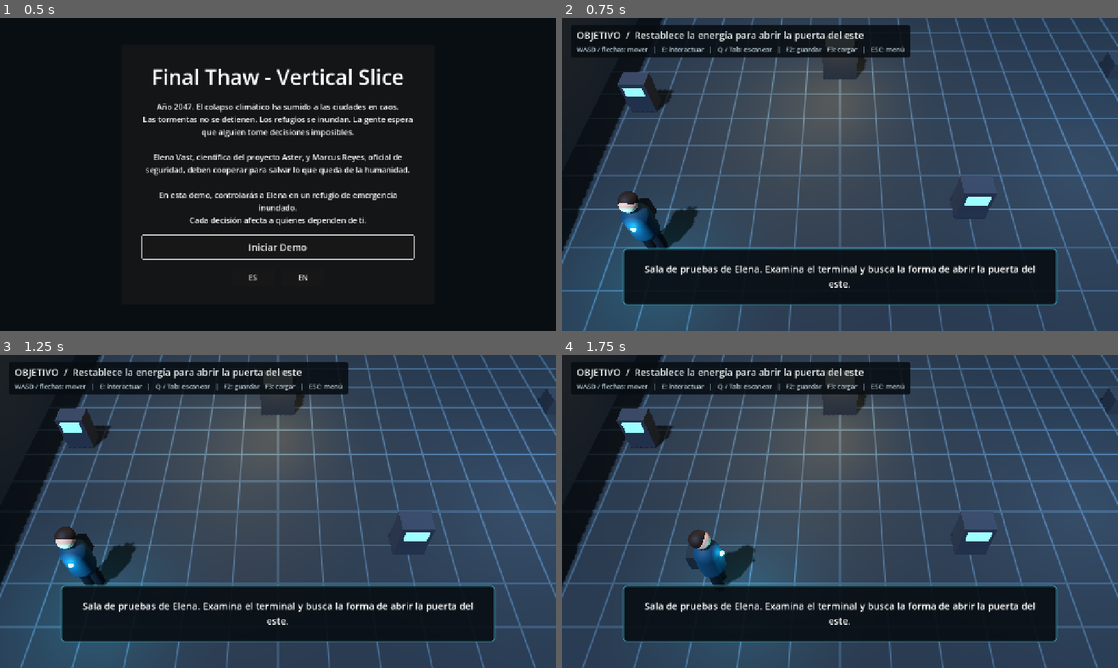
Above: before the commit, frames 1-4 (two rows, left to right).
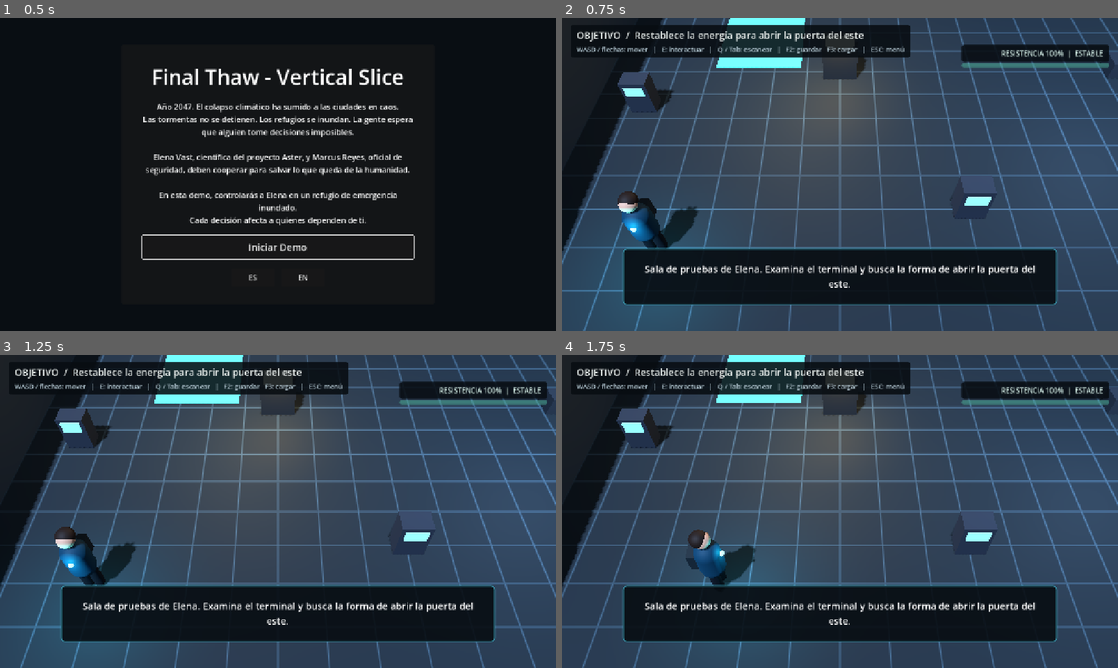
Above: after the commit, the same moments.

Repository: xabiervc/final-thaw
Game: Godot game, scene res://scenes/ui/main_menu.tscn
Same seed, same stepped clock (60 frames per second), same inputs: the game is played once before the commit and once after it.
Inputs (mouse positions are in pixels of both pictures, inside the frame that each line leads up to):
- Up to frame 1 (0.5 s): no input
- Up to frame 2 (0.75 s): click "Iniciar Demo" at 0.5 s
- Up to frame 3 (1.25 s): no input
- Up to frame 4 (1.75 s): tap Enter at 1.25 s; move the mouse to (962, 495) at 1.27 s; hold D (move_right) from 1.28 s (still down); tap J (attack_primary) at 1.35 s; click (962, 495) at 1.42 s

Frame 1 is identical in both runs. In frame 2, 2.8% of the frame differs, in the area x 27-99%, y 0-16%; in frame 3, 2.7%; in frame 4, 2.7%.

Commit message:
feat: add condition HUD, test area and prototype load

Diff:
--- /dev/null
+++ b/scripts/components/environment_modifier.gd
@@ -0,0 +1,56 @@
+extends Area3D
+
+const B = preload("res://scripts/components/build_util.gd")
+
+@export var zone_size: Vector3 = Vector3(3.0, 2.0, 3.0)
+@export var recovery_bonus: float = 0.0
+@export var tint: Color = Color(0.9, 0.5, 0.2)
+@export var zone_label: String = ""
+
+var _affected: Array = []
+
+func _ready() -> void:
+	collision_layer = 0
+	collision_mask = 2
+	monitoring = true
+	monitorable = false
+	var cs := CollisionShape3D.new()
+	var box := BoxShape3D.new()
+	box.size = zone_size
+	cs.shape = box
+	cs.position = Vector3(0.0, zone_size.y * 0.5, 0.0)
+	add_child(cs)
+	B.box(self, Vector3(zone_size.x, 0.04, zone_size.z), Vector3(0.0, 0.02, 0.0), tint, 1.2)
+	if zone_label != "":
+		B.label3d(self, zone_label, Vector3(0.0, zone_size.y, 0.0), 36, tint)
+	body_entered.connect(_on_body_entered)
+	body_exited.connect(_on_body_exited)
+
+func _condition_of(body: Node):
+	if body == null or not body.is_in_group("player"):
+		return null
+	return body.get("condition")
+
+func _on_body_entered(body: Node3D) -> void:
+	var c = _condition_of(body)
+	if c == null or _affected.has(body):
+		return
+	_affected.append(body)
+	c.recovery_bonus += recovery_bonus
+
+func _on_body_exited(body: Node3D) -> void:
+	var idx := _affected.find(body)
+	if idx < 0:
+		return
+	_affected.remove_at(idx)
+	var c = _condition_of(body)
+	if c != null:
+		c.recovery_bonus -= recovery_bonus
+
+func _exit_tree() -> void:
+	for body in _affected:
+		if is_instance_valid(body):
+			var c = _condition_of(body)
+			if c != null:
+				c.recovery_bonus -= recovery_bonus
+	_affected.clear()
--- /dev/null
+++ b/scripts/components/low_obstacle.gd
@@ -0,0 +1,17 @@
+extends StaticBody3D
+
+const B = preload("res://scripts/components/build_util.gd")
+
+@export var obstacle_size: Vector3 = Vector3(2.4, 0.45, 0.8)
+@export var color: Color = Color(0.55, 0.42, 0.22)
+
+func _ready() -> void:
+	collision_layer = 1
+	collision_mask = 0
+	var cs := CollisionShape3D.new()
+	var shape := BoxShape3D.new()
+	shape.size = obstacle_size
+	cs.shape = shape
+	cs.position = Vector3(0.0, obstacle_size.y * 0.5, 0.0)
+	add_child(cs)
+	B.box(self, obstacle_size, Vector3(0.0, obstacle_size.y * 0.5, 0.0), color)
--- a/scripts/components/prototype_carrier.gd
+++ b/scripts/components/prototype_carrier.gd
@@ -1,8 +1,11 @@
 extends Node3D
+
+const PROTOTYPE_LOAD := 0.4
 
 var _orb: MeshInstance3D = null
 var _light: OmniLight3D = null
 var _t: float = 0.0
+var _load_applied: bool = false
 
 func _ready() -> void:
 	var sphere := SphereMesh.new()
@@ -29,8 +32,23 @@
 
 func _process(delta: float) -> void:
 	visible = GameManager.has_prototype
+	_sync_load(visible)
 	if not visible:
 		return
 	_t += delta
 	var s := 1.0 + 0.08 * sin(_t * TAU)
 	_orb.scale = Vector3(s, s, s)
+
+func _sync_load(carrying: bool) -> void:
+	var parent := get_parent()
+	if parent == null:
+		return
+	var c = parent.get("condition")
+	if c == null:
+		return
+	if carrying:
+		c.load_factor = PROTOTYPE_LOAD
+		_load_applied = true
+	elif _load_applied:
+		c.load_factor = 0.0
+		_load_applied = false
--- /dev/null
+++ b/scripts/components/stamina_station.gd
@@ -0,0 +1,7 @@
+extends "res://scripts/components/environment_modifier.gd"
+
+func _init() -> void:
+	zone_size = Vector3(2.6, 2.0, 2.6)
+	recovery_bonus = 25.0
+	tint = Color(0.2, 0.9, 1.0)
+	zone_label = "ESTACIÓN DE RECUPERACIÓN"
--- a/scripts/levels/elena_test_room.gd
+++ b/scripts/levels/elena_test_room.gd
@@ -11,6 +11,8 @@
 const CameraScript = preload("res://scripts/components/follow_camera.gd")
 const PanelScript = preload("res://scripts/ui/narrative_panel.gd")
 const HudScript = preload("res://scripts/ui/prompt_hud.gd")
+const StationScript = preload("res://scripts/components/stamina_station.gd")
+const LowObstacleScript = preload("res://scripts/components/low_obstacle.gd")
 
 const MENU_PATH := "res://scenes/ui/main_menu.tscn"
 const NEXT_PATH := "res://scenes/levels/abandoned_lab.tscn"
@@ -33,6 +35,7 @@
 	_build_environment()
 	_build_room()
 	_build_props()
+	_build_condition_area()
 	_build_player()
 	_build_ui()
 	panel.call("show_message", "Sala de pruebas de Elena. Examina el terminal y busca la forma de abrir la puerta del este.", 9.0)
@@ -140,6 +143,17 @@
 	lever.toggled.connect(_on_lever_toggled)
 	door.opened.connect(_on_door_opened)
 
+func _build_condition_area() -> void:
+	B.label3d(self, "ZONA DE PRUEBA DE SALTO", Vector3(-4.5, 1.8, -6.0), 36, Color(0.95, 0.88, 0.55))
+	for x in [-7.0, -4.3]:
+		var obstacle = LowObstacleScript.new()
+		obstacle.position = Vector3(x, 0.0, -6.0)
+		add_child(obstacle)
+	B.solid_box(self, Vector3(2.0, 0.5, 2.0), Vector3(-2.0, 0.25, -5.5), Color(0.55, 0.42, 0.22))
+	var station = StationScript.new()
+	station.position = Vector3(-7.5, 0.0, -2.5)
+	add_child(station)
+
 func _add_inspect(id: String, variant: int, pos: Vector3, text: String) -> void:
 	var p = InspectScript.new()
 	p.save_id = id
--- a/scripts/ui/prompt_hud.gd
+++ b/scripts/ui/prompt_hud.gd
@@ -5,6 +5,8 @@
 var _instructions: Label = null
 var _prompt: Label = null
 var _status: Label = null
+var _condition: Label = null
+var _cond_bar: ProgressBar = null
 var _last_prompt: String = ""
 var _tween: Tween = null
 
@@ -41,6 +43,35 @@
 	_status.visible = false
 	add_child(_status)
 
+	_condition = Label.new()
+	_condition.add_theme_font_size_override("font_size", 16)
+	_condition.add_theme_color_override("font_color", Color(0.85, 0.95, 0.92))
+	_condition.add_theme_stylebox_override("normal", _style(0.88))
+	_condition.set_anchors_and_offsets_preset(Control.PRESET_TOP_RIGHT)
+	_condition.offset_left = -360.0
+	_condition.offset_right = -20.0
+	_condition.offset_top = 62.0
+	_condition.offset_bottom = 100.0
+	_condition.grow_horizontal = Control.GROW_DIRECTION_BEGIN
+	_condition.horizontal_alignment = HORIZONTAL_ALIGNMENT_RIGHT
+	_condition.mouse_filter = Control.MOUSE_FILTER_IGNORE
+	_condition.visible = false
+	add_child(_condition)
+
+	_cond_bar = ProgressBar.new()
+	_cond_bar.min_value = 0.0
+	_cond_bar.max_value = 100.0
+	_cond_bar.show_percentage = false
+	_cond_bar.set_anchors_and_offsets_preset(Control.PRESET_TOP_RIGHT)
+	_cond_bar.offset_left = -360.0
+	_cond_bar.offset_right = -20.0
+	_cond_bar.offset_top = 104.0
+	_cond_bar.offset_bottom = 114.0
+	_cond_bar.grow_horizontal = Control.GROW_DIRECTION_BEGIN
+	_cond_bar.mouse_filter = Control.MOUSE_FILTER_IGNORE
+	_cond_bar.visible = false
+	add_child(_cond_bar)
+
 	_prompt = Label.new()
 	_prompt.add_theme_font_size_override("font_size", 24)
 	_prompt.add_theme_color_override("font_color", Color(0.55, 0.9, 0.82))
@@ -72,6 +103,36 @@
 	parent.add_child(l)
 	return l
 
+func _process(_delta: float) -> void:
+	var p := get_tree().get_first_node_in_group("player")
+	var c = null
+	if p != null:
+		c = p.get("condition")
+	if c == null:
+		_condition.visible = false
+		_cond_bar.visible = false
+		return
+	_update_condition(c)
+
+func _update_condition(c) -> void:
+	var state := str(c.state_name())
+	var text := "RESISTENCIA %d%%  |  %s" % [int(round(c.stamina)), state.to_upper()]
+	if c.load_factor > 0.0:
+		text += "  |  Carga del Aster"
+	_condition.text = text
+	_cond_bar.value = c.stamina
+	var tint := Color(0.4, 0.9, 0.8)
+	match state:
+		"fatiga":
+			tint = Color(0.95, 0.85, 0.4)
+		"exhausta":
+			tint = Color(0.95, 0.6, 0.3)
+		"critica":
+			tint = Color(0.95, 0.35, 0.3)
+	_cond_bar.modulate = tint
+	_condition.visible = true
+	_cond_bar.visible = true
+
 func set_objective(text: String) -> void:
 	_objective.text = text
 
